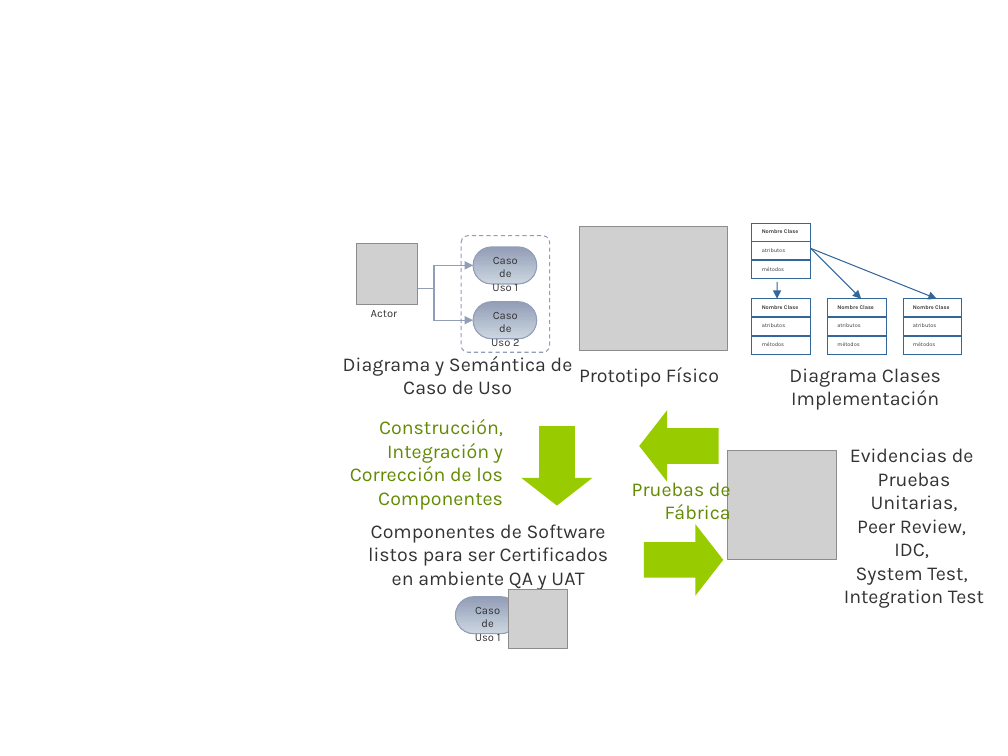
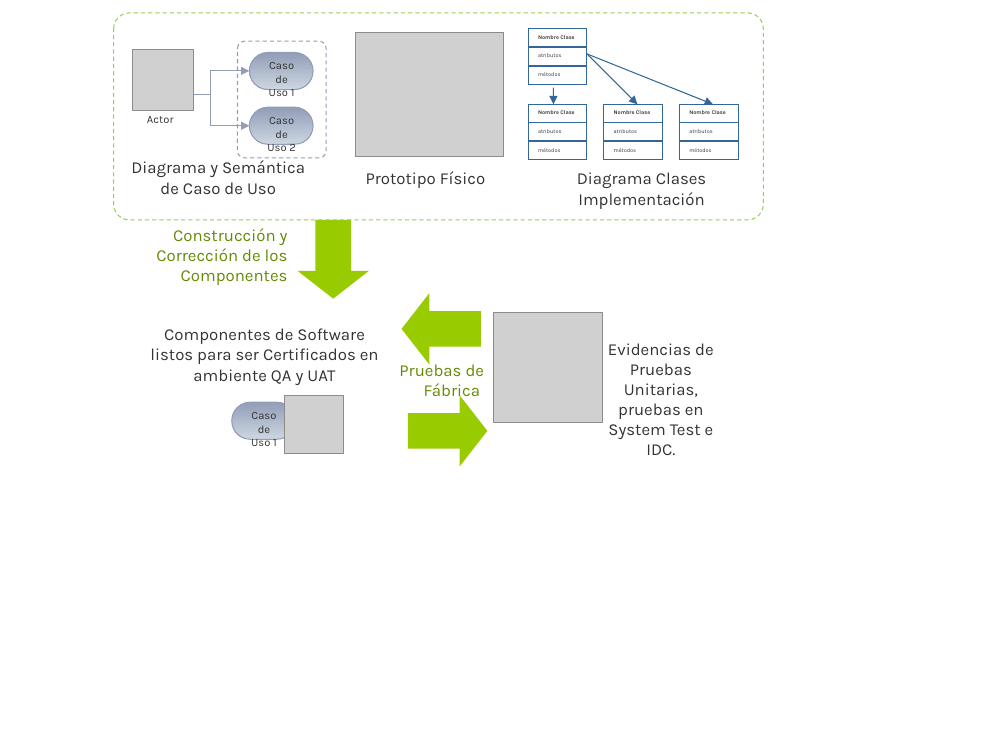
Before and after one commit to SergioCrda/TT2, a slide deck: slide 4 of Metodologia/dibujos.pptx. Drawn at 1008x756 pixels with LibreOffice and Linux fonts; fonts in the diff are those of the drawing; grey boxes stand for pictures. Boxes give left, top, right and bottom in pixels: in the first picture for what was removed or moved away, otherwise in the second. Text is boxed around its words. In the diff, an @@ line names an element or a change of style, - is before the commit and + after.

```diff
--- a/Metodologia/dibujos.pptx
+++ b/Metodologia/dibujos.pptx
@@ rounded rectangle added at box(114, 13, 763, 220), outline #92D050 0.75 pt dashed @@
@@ 12 rectangles, 5 texts, 4 rounded rectangles, 3 pictures, 3 arrows, 2 elbow arrows: place and size @@
-12 rectangles, 5 texts, 4 rounded rectangles, 3 pictures, 3 arrows, 2 elbow arrows at box(357, 223, 962, 648)
+12 rectangles, 5 texts, 4 rounded rectangles, 3 pictures, 3 arrows, 2 elbow arrows at box(133, 29, 738, 454)
@@ text "Diagrama y Semántica de Caso ...": place and size @@
-text "Diagrama y Semántica de Caso ..." at box(343, 356, 573, 394)
+text "Diagrama y Semántica de Caso ..." at box(131, 160, 305, 194)
@@ size 14 to 12 pt in 3 elements at box(131, 160, 305, 194), box(577, 172, 706, 209), box(366, 171, 485, 188) @@
@@ text "Diagrama Clases Implementación": place and size @@
-text "Diagrama Clases Implementación" at box(789, 368, 941, 410)
+text "Diagrama Clases Implementación" at box(577, 172, 706, 209)
@@ text at box(156, 228, 288, 285): text changed; size 14 to 12 pt @@
-Construcción, Integración y Corrección de los
-Componentes
+Construcción y Corrección de los Componentes
@@ right arrow: place and size @@
-right arrow at box(521, 426, 593, 506)
+right arrow at box(298, 220, 369, 299)
@@ right arrow: place and size @@
-right arrow at box(639, 410, 719, 482)
+right arrow at box(401, 293, 481, 365)
@@ text at box(150, 328, 379, 385): text changed; size 14 to 12 pt @@
-Componentes de Software
-listos para ser Certificados
-en ambiente QA y UAT
+Componentes de Software listos para ser Certificados en ambiente QA y UAT
@@ picture: place and size @@
-picture at box(728, 451, 837, 559)
+picture at box(493, 312, 602, 421)
@@ text at box(608, 343, 714, 455): text changed; size 14 to 12 pt @@
-Evidencias de
-Pruebas Unitarias,
-Peer Review,
-IDC,
-System Test,
-Integration Test
+Evidencias de Pruebas Unitarias, pruebas en System Test e IDC.
@@ text at box(399, 361, 485, 401): text changed; size 14 to 12 pt @@
-Pruebas de
-Fábrica
+Pruebas de Fábrica
@@ right arrow: place and size @@
-right arrow at box(644, 524, 724, 596)
+right arrow at box(408, 395, 488, 467)
```
Also in this commit, not shown: 4 other slides changed, 1 slide added, 4 other files.
